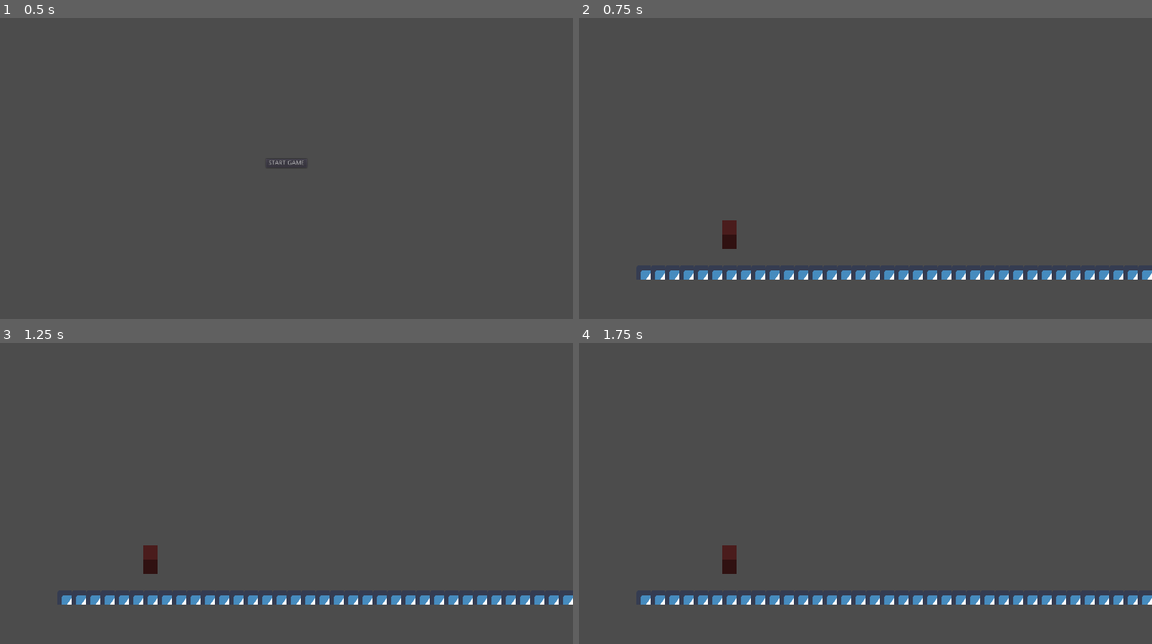
Above: before the commit, frames 1-4 (two rows, left to right).
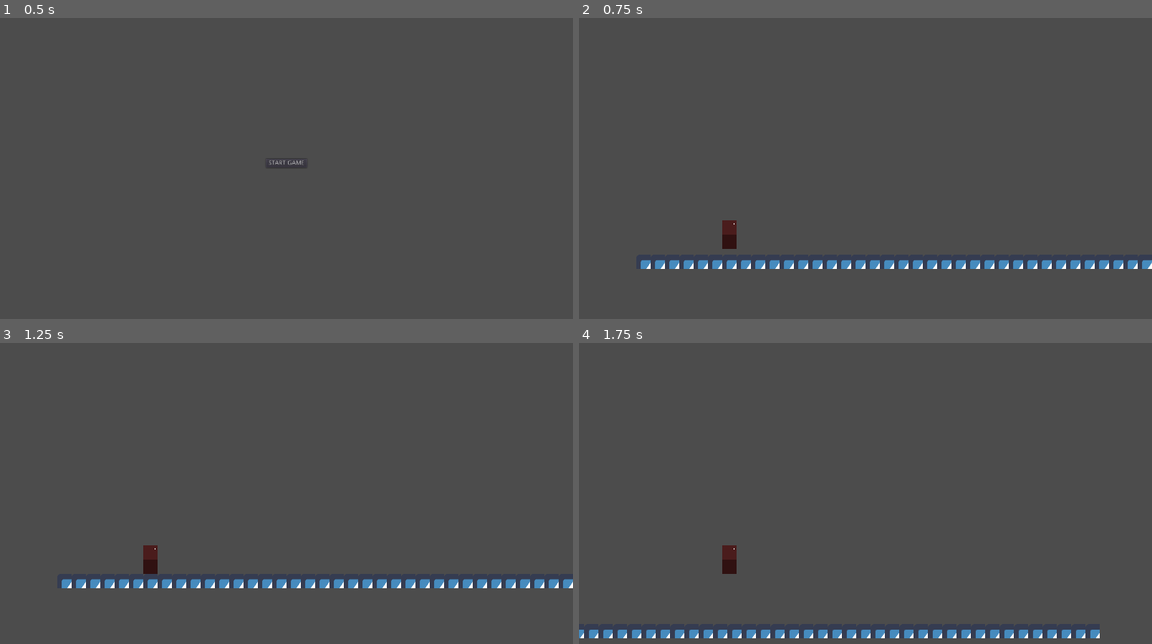
Above: after the commit, the same moments.

Repository: TheSeahorse/GMTK2020
Game: Godot game, scene res://Main.tscn
Two runs of this game, one before a commit and one after it. Both use one fixed random seed, a clock stepped at 60 frames per second and the inputs below. The engine's default icon, where the game draws it, is replaced by a stand-in: a white triangle on a blue panel in a dark square.
Inputs:
- Up to frame 1 (0.5 s): no input
- Up to frame 2 (0.75 s): click "START GAME" at 0.5 s
- Up to frame 3 (1.25 s): no input
- Up to frame 4 (1.75 s): tap Enter at 1.25 s; hold Right (move_right, bound only after the commit) from 1.28 s (still down); hold Q (jump_dash, bound only after the commit) from 1.28 s (still down)

Frame 1 is identical in both runs. In frame 2, 3.8% of the frame differs, in the area x 10-100%, y 68-87%; in frame 3, 3.8%; in frame 4, 3.6%.

Commit message:
Add player movement

Diff:
--- a/FiftyFifty/Game/Game.gd
+++ b/FiftyFifty/Game/Game.gd
@@ -3,10 +3,31 @@
 onready var Player = preload("res://Game/Player/Player.tscn")
 onready var Level = preload("res://Game/Level/Level.tscn")
 
+var player
+
 func _ready() -> void:
-	var player = Player.instance()
+	set_process_input(true)
+	randomize()
+	player = Player.instance()
 	var level = Level.instance()
 	add_child(player)
 	player.position.y = 540
 	add_child(level)
 	level.start_level("One")
+
+func _input(event):
+	if event.is_action_pressed("jump_dash") and player.is_on_floor():
+		if randi() % 2 == 0:
+			player.jump()
+		else:
+			player.dash()
+
+	if event.is_action_pressed("move_left"):
+		player.move(player.Direction.LEFT)
+	if event.is_action_pressed("move_right"):
+		player.move(player.Direction.RIGHT)
+
+	if event.is_action_released("move_right") and player.velocity.x > 0:
+		player.stop()
+	if event.is_action_released("move_left") and player.velocity.x < 0:
+		player.stop()
--- /dev/null
+++ b/FiftyFifty/Game/Player/Player.gd
@@ -0,0 +1,41 @@
+extends KinematicBody2D
+
+enum Direction {
+	RIGHT,
+	LEFT,
+}
+
+
+var GRAVITY = 1500
+var JUMP_SPEED = -600
+var DASH_SPEED = 100
+var MOVE_SPEED = 400
+var velocity = Vector2.ZERO
+var direction = Direction.RIGHT
+
+func _physics_process(delta):
+	velocity.y += GRAVITY * delta
+	move_and_slide(velocity, Vector2.UP)
+	print(direction)
+
+func jump():
+	velocity.y = JUMP_SPEED
+
+func dash():
+	if direction == Direction.RIGHT:
+		position.x += DASH_SPEED
+	else:
+		position.x -= DASH_SPEED
+
+func move(move_direction):
+	if move_direction == Direction.LEFT:
+		velocity.x = -MOVE_SPEED
+		direction = Direction.LEFT
+		$Eye.rect_position.x = 5
+	if move_direction == Direction.RIGHT:
+		direction = Direction.RIGHT
+		velocity.x = MOVE_SPEED
+		$Eye.rect_position.x = 25
+
+func stop():
+	velocity.x = 0
--- a/FiftyFifty/Game/Player/Player.tscn
+++ b/FiftyFifty/Game/Player/Player.tscn
@@ -1,10 +1,13 @@
-[gd_scene load_steps=2 format=2]
+[gd_scene load_steps=3 format=2]
+
+[ext_resource path="res://Game/Player/Player.gd" type="Script" id=1]
 
 [sub_resource type="RectangleShape2D" id=1]
 extents = Vector2( 16, 32 )
 
 [node name="Player" type="KinematicBody2D"]
 collision_mask = 14
+script = ExtResource( 1 )
 
 [node name="ColorRect" type="ColorRect" parent="."]
 margin_right = 32.0
@@ -22,6 +25,15 @@
 "_edit_use_anchors_": false
 }
 
+[node name="Eye" type="ColorRect" parent="."]
+margin_left = 25.0
+margin_top = -25.0
+margin_right = 27.0
+margin_bottom = -23.0
+__meta__ = {
+"_edit_use_anchors_": false
+}
+
 [node name="CollisionShape2D" type="CollisionShape2D" parent="."]
 position = Vector2( 16, 0 )
 shape = SubResource( 1 )
--- a/FiftyFifty/project.godot
+++ b/FiftyFifty/project.godot
@@ -26,6 +26,24 @@
 window/stretch/mode="2d"
 window/stretch/aspect="keep"
 
+[input]
+
+jump_dash={
+"deadzone": 0.5,
+"events": [ Object(InputEventKey,"resource_local_to_scene":false,"resource_name":"","device":0,"alt":false,"shift":false,"control":false,"meta":false,"command":false,"pressed":false,"scancode":81,"unicode":0,"echo":false,"script":null)
+ ]
+}
+move_left={
+"deadzone": 0.5,
+"events": [ Object(InputEventKey,"resource_local_to_scene":false,"resource_name":"","device":0,"alt":false,"shift":false,"control":false,"meta":false,"command":false,"pressed":false,"scancode":16777231,"unicode":0,"echo":false,"script":null)
+ ]
+}
+move_right={
+"deadzone": 0.5,
+"events": [ Object(InputEventKey,"resource_local_to_scene":false,"resource_name":"","device":0,"alt":false,"shift":false,"control":false,"meta":false,"command":false,"pressed":false,"scancode":16777233,"unicode":0,"echo":false,"script":null)
+ ]
+}
+
 [layer_names]
 
 2d_render/layer_1="Player"
